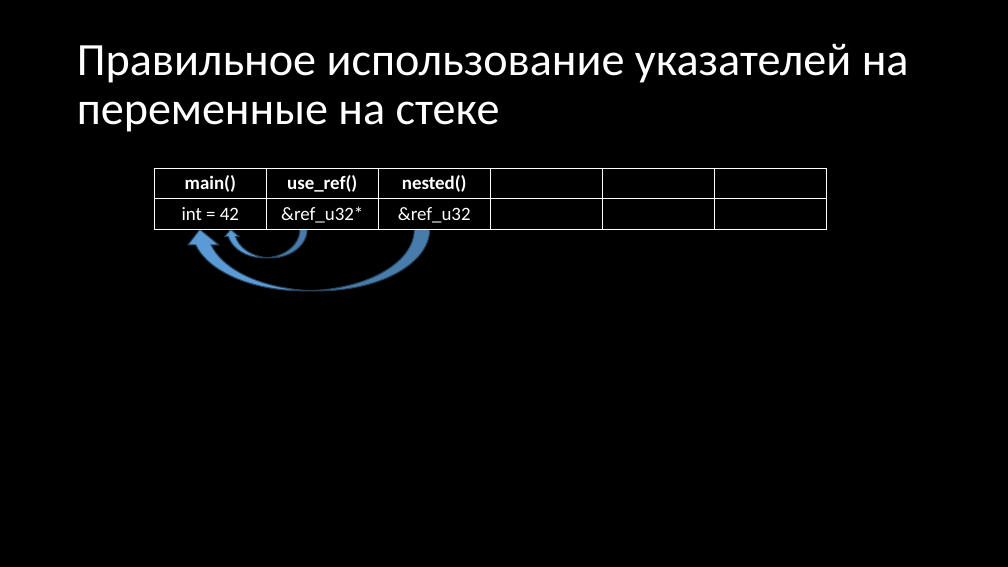
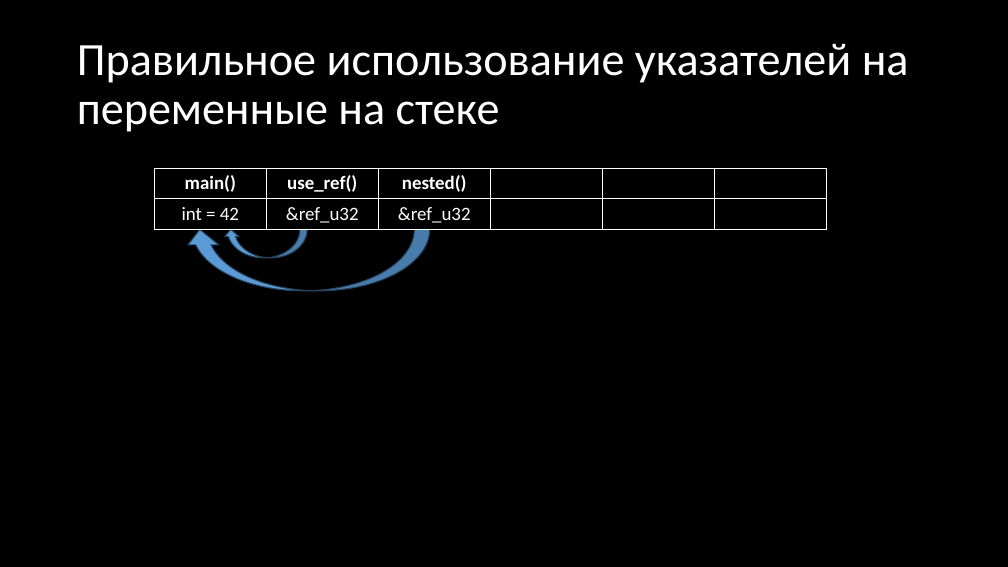
Before and after one commit to Gordon01/learn-rust, a slide deck: slide 115 of keynotes/Rust 2024.pptx. Drawn at 1008x567 pixels with LibreOffice and Linux fonts; fonts in the diff are those of the drawing. Boxes give left, top, right and bottom in pixels: in the first picture for what was removed or moved away, otherwise in the second. Text is boxed around its words. In the diff, an @@ line names an element or a change of style, - is before the commit and + after.

```diff
--- a/keynotes/Rust 2024.pptx
+++ b/keynotes/Rust 2024.pptx
@@ table at <box>154,168,826,229</box> @@
-row 2, column 2: &ref_u32*
+row 2, column 2: &ref_u32
```
Also in this commit, not shown: 9 other slides changed, 5 slides added.
